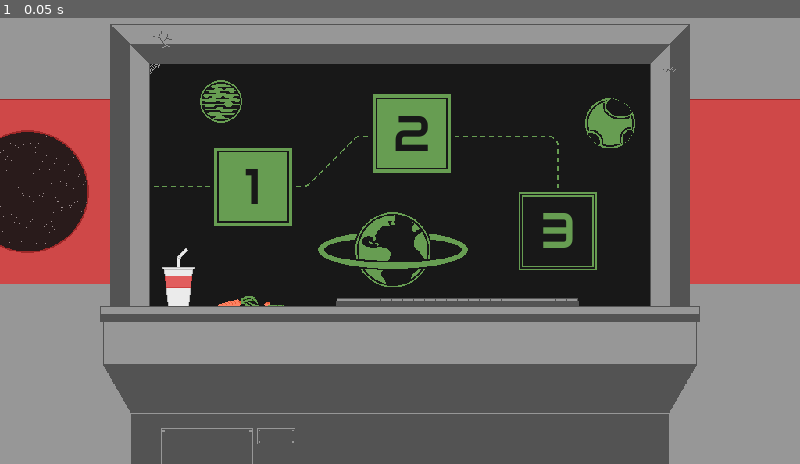
Above: before the commit, frame 1.
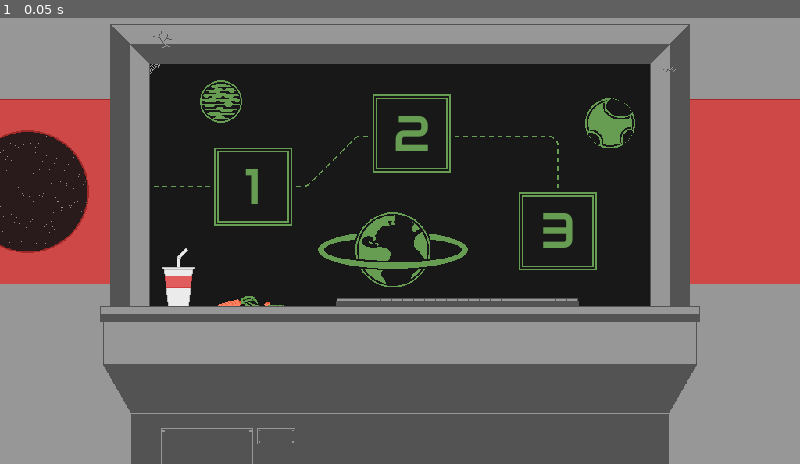
Above: after the commit, the same moment.

Repository: ColdCalzone/gmtk-gwj-34
Game: Godot game, scene res://ui/LevelSelectMenu.tscn
Two runs of this game, one before a commit and one after it. Both use one fixed random seed, a clock stepped at 60 frames per second and the inputs below. The project has no main scene, so this scene is started directly. Sound files missing from this copy of the repository are replaced by a short silence.
Inputs:
- Up to frame 1 (0.05 s): no input

The runs differ from the first frame. In frame 1, 3.1% of the frame differs, in the area x 27-57%, y 17-47%.

Commit message:
Reset levels to be unbeaten by default

Diff:
--- a/ui/LevelSelectMenu.tscn
+++ b/ui/LevelSelectMenu.tscn
@@ -41,7 +41,6 @@
 margin_top = 171.0
 margin_right = 374.0
 margin_bottom = 271.0
-beat = true
 level = 1
 
 [node name="LevelSelectButton2" parent="." instance=ExtResource( 3 )]
@@ -49,7 +48,6 @@
 margin_top = 103.0
 margin_right = 577.0
 margin_bottom = 203.0
-beat = true
 level = 2
 
 [node name="LevelSelectButton3" parent="." instance=ExtResource( 3 )]
